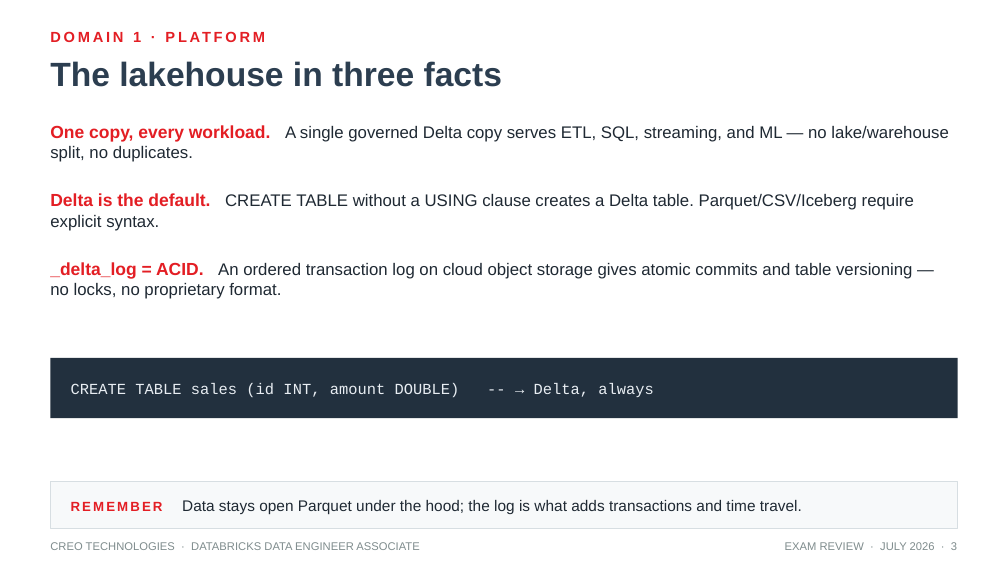
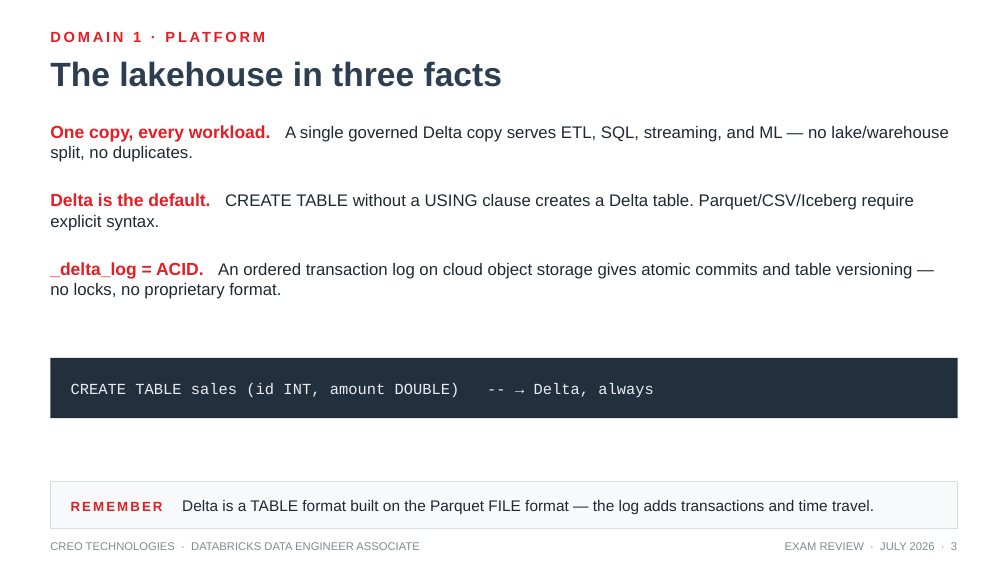
Before and after one commit to tatwan/Databricks_DE_Associate, a slide deck: slide 3 of slides/Exam_Prep_Review.pptx. Drawn at 1008x567 pixels with LibreOffice and Linux fonts; fonts in the diff are those of the drawing. Boxes give left, top, right and bottom in pixels: in the first picture for what was removed or moved away, otherwise in the second. Text is boxed around its words. In the diff, an @@ line names an element or a change of style, - is before the commit and + after.

```diff
--- a/slides/Exam_Prep_Review.pptx
+++ b/slides/Exam_Prep_Review.pptx
@@ text at (71,500,874,514): text changed @@
-REMEMBER Data stays open Parquet under the hood; the log is what adds transactions and time travel.
+REMEMBER Delta is a TABLE format built on the Parquet FILE format — the log adds transactions and time travel.
```
Also in this commit, not shown: 31 other slides changed, 6 slides added, 3 other files.
